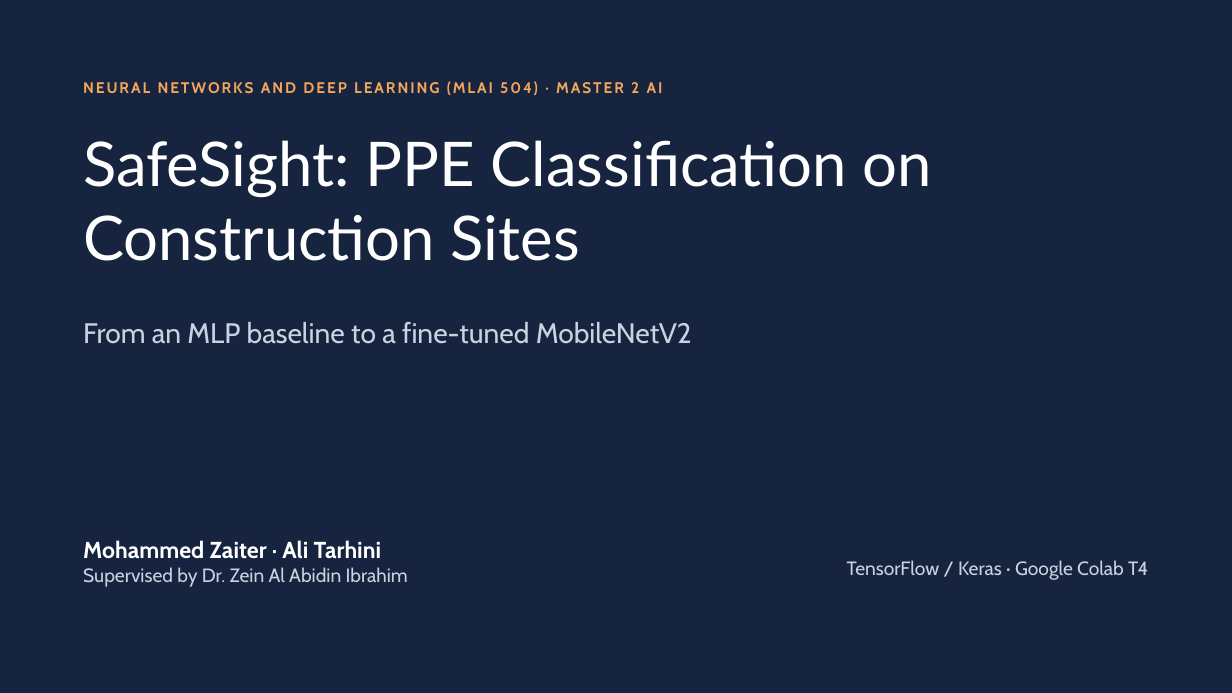
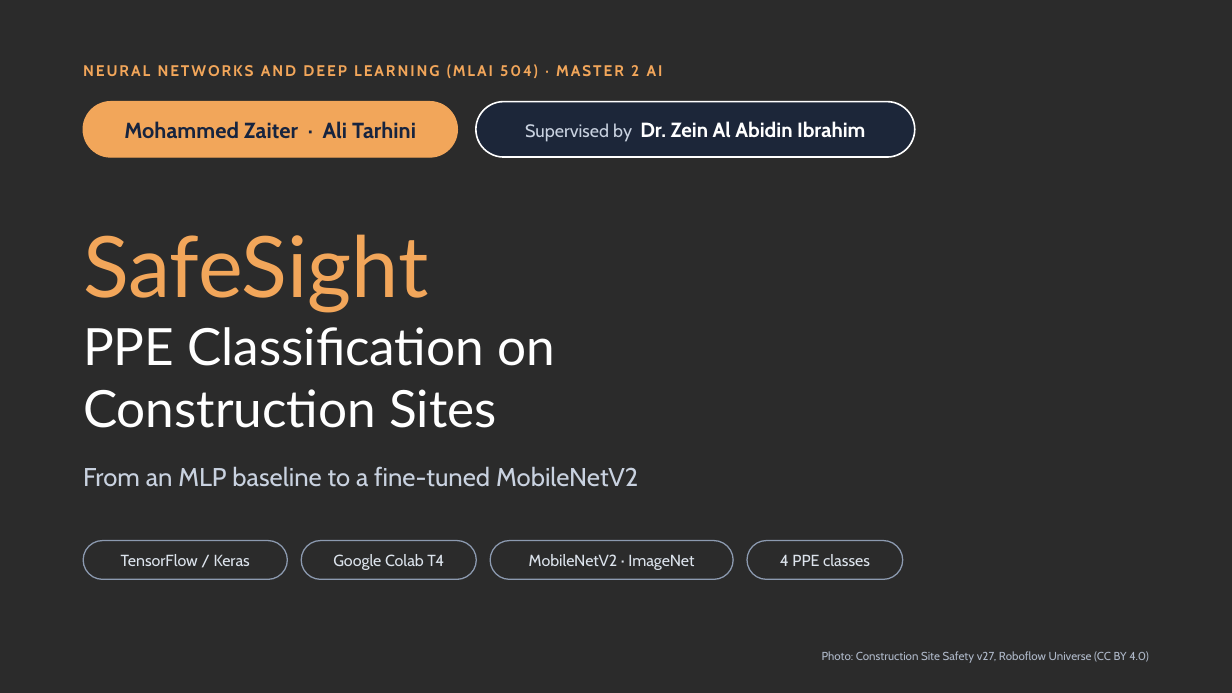
Before and after one commit to MohammedZaiter/Neural-Networks-and-Deep-Learning, a slide deck: slide 1 of Presentation/SafeSight_PPE_Deep_Learning.pptx. Drawn at 1232x693 pixels with LibreOffice and Linux fonts; fonts in the diff are those of the drawing; background and template pictures are left out; a plain dark background stands for a picture behind light text. Boxes give left, top, right and bottom in pixels: in the first picture for what was removed or moved away, otherwise in the second. Text is boxed around its words. In the diff, an @@ line names an element or a change of style, - is before the commit and + after.

```diff
--- a/Presentation/SafeSight_PPE_Deep_Learning.pptx
+++ b/Presentation/SafeSight_PPE_Deep_Learning.pptx
@@ background #17243F to picture (left out) @@
@@ text "NEURAL NETWORKS AND DEEP LEARNING ...": place and size @@
-text "NEURAL NETWORKS AND DEEP LEARNING ..." at [83,81,663,95]
+text "NEURAL NETWORKS AND DEEP LEARNING ..." at [83,64,663,78]
@@ rounded rectangle added at [83,102,457,157], fill #F2A65A, outline #F2A65A 1 pt @@
@@ text "Supervised by Dr. Zein Al ...": place and size @@
-text "Supervised by Dr. Zein Al ..." at [83,540,408,587]
+text "Supervised by Dr. Zein Al ..." at [525,121,865,142]
@@ text "Supervised by Dr. Zein Al ..." at [525,121,865,142]: size 15 to 14 pt in "Supervised by"; size 15 to 16 pt, text colour #C9D2E0 to #FFFFFF, bold on in "Dr. Zein Al Abidin Ibrahim"; alignment left to centre; vertical alignment bottom to middle @@
@@ rounded rectangle added at [476,102,915,157], fill #17243F at 70% opacity, outline #FFFFFF 1.25 pt @@
@@ text added at [124,121,416,139], 17 pt, text #17243F, bold @@
+Mohammed Zaiter · Ali Tarhini
@@ text added at [83,234,428,313], 66 pt, text #F2A65A @@
+SafeSight
@@ text at [83,327,555,428]: text changed; size 48 to 40 pt @@
-SafeSight: PPE Classification on Construction Sites
+PPE Classification on Construction Sites
@@ text "From an MLP baseline to ...": place and size @@
-text "From an MLP baseline to ..." at [83,322,692,344]
+text "From an MLP baseline to ..." at [83,466,638,487]
@@ text "From an MLP baseline to ..." at [83,466,638,487]: size 22 to 20 pt @@
@@ text at [83,540,382,559]: paragraph removed @@
-Mohammed Zaiter · Ali Tarhini
@@ rounded rectangle added at [83,541,287,579], outline #8C9AB0 1 pt @@
@@ text added at [121,554,250,566], 12.5 pt, text #DCE3EC @@
+TensorFlow / Keras
@@ rounded rectangle added at [301,541,477,579], outline #8C9AB0 1 pt @@
@@ text at [333,554,444,570]: text changed; size 15 to 12.5 pt; text colour #C9D2E0 to #DCE3EC @@
-TensorFlow / Keras · Google Colab T4
+Google Colab T4
@@ rounded rectangle added at [490,541,733,579], outline #8C9AB0 1 pt @@
@@ text added at [529,554,694,570], 12.5 pt, text #DCE3EC @@
+MobileNetV2 · ImageNet
@@ rounded rectangle added at [748,541,904,579], outline #8C9AB0 1 pt @@
@@ text added at [780,554,870,566], 12.5 pt, text #DCE3EC @@
+4 PPE classes
@@ text added at [822,651,1148,663], 9 pt, text #AEB8C8 @@
+Photo: Construction Site Safety v27, Roboflow Universe (CC BY 4.0)
```
Also in this commit, not shown: 22 other slides changed, 10 slides added.
